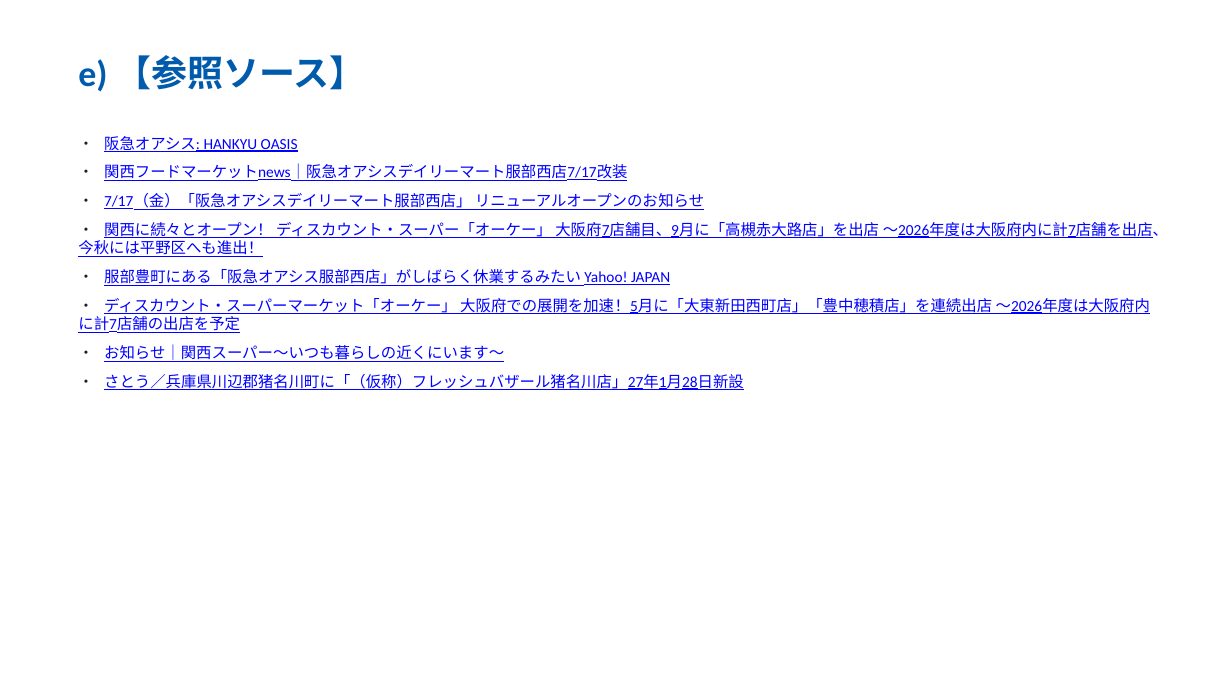
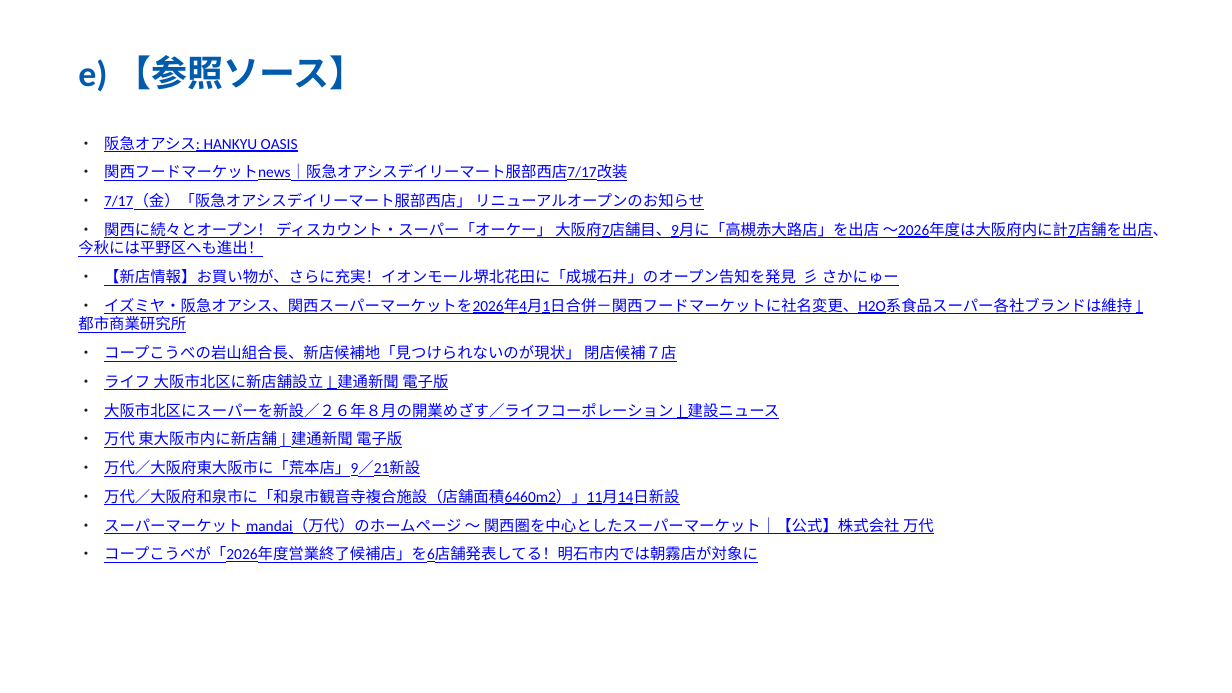
Before and after one commit to yutatbgt-bit/Competitive-research, a slide deck: slide 7 of report/2026_07_17_competitive_report_no_limit.pptx (slide 6 before the commit). Drawn at 1232x693 pixels with LibreOffice and Linux fonts; fonts in the diff are those of the drawing. Boxes give left, top, right and bottom in pixels: in the first picture for what was removed or moved away, otherwise in the second. Text is boxed around its words. In the diff, an @@ line names an element or a change of style, - is before the commit and + after.

```diff
--- a/report/2026_07_17_competitive_report_no_limit.pptx
+++ b/report/2026_07_17_competitive_report_no_limit.pptx
@@ text at <box>78,269,1132,563</box>: text changed @@
-・ 服部豊町にある「阪急オアシス服部西店」がしばらく休業するみたい Yahoo! JAPAN
-・ ディスカウント・スーパーマーケット「オーケー」 大阪府での展開を加速！5月に「大東新田西町店」「豊中穂積店」を連続出店 ～2026年度は大阪府内に計7店舗の出店を予定
-・ お知らせ｜関西スーパー～いつも暮らしの近くにいます～
-・ さとう／兵庫県川辺郡猪名川町に「（仮称）フレッシュバザール猪名川店」27年1月28日新設
+・ 【新店情報】お買い物が、さらに充実！イオンモール堺北花田に「成城石井」のオープン告知を発見 彡 さかにゅー
+・ イズミヤ・阪急オアシス、関西スーパーマーケットを2026年4月1日合併－関西フードマーケットに社名変更、H2O系食品スーパー各社ブランドは維持 | 都市商業研究所
+・ コープこうべの岩山組合長、新店候補地「見つけられないのが現状」 閉店候補７店
+・ ライフ 大阪市北区に新店舗設立 | 建通新聞 電子版
+・ 大阪市北区にスーパーを新設／２６年８月の開業めざす／ライフコーポレーション | 建設ニュース
+・ 万代 東大阪市内に新店舗 | 建通新聞 電子版
+・ 万代／大阪府東大阪市に「荒本店」9／21新設
+・ 万代／大阪府和泉市に「和泉市観音寺複合施設（店舗面積6460m2）」11月14日新設
+・ スーパーマーケット mandai（万代）のホームページ ～ 関西圏を中心としたスーパーマーケット｜【公式】株式会社 万代
+・ コープこうべが「2026年度営業終了候補店」を6店舗発表してる！明石市内では朝霧店が対象に
```
Also in this commit, not shown: 5 other slides changed, 1 slide added, 47 other files.
